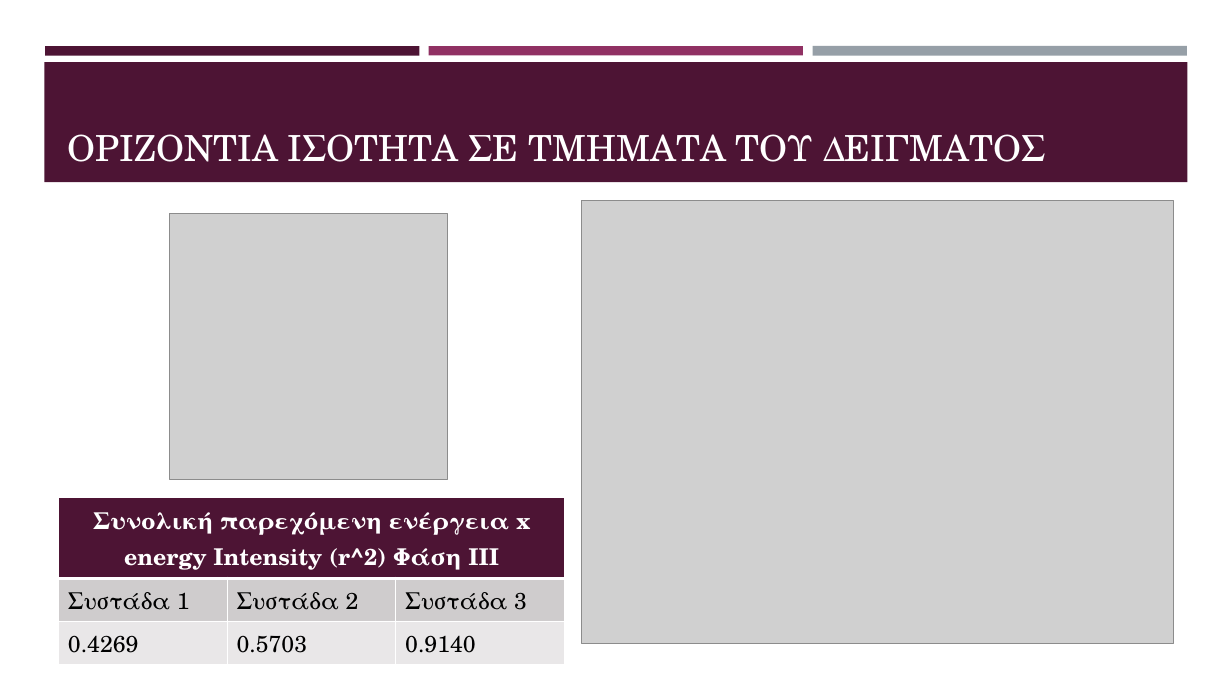
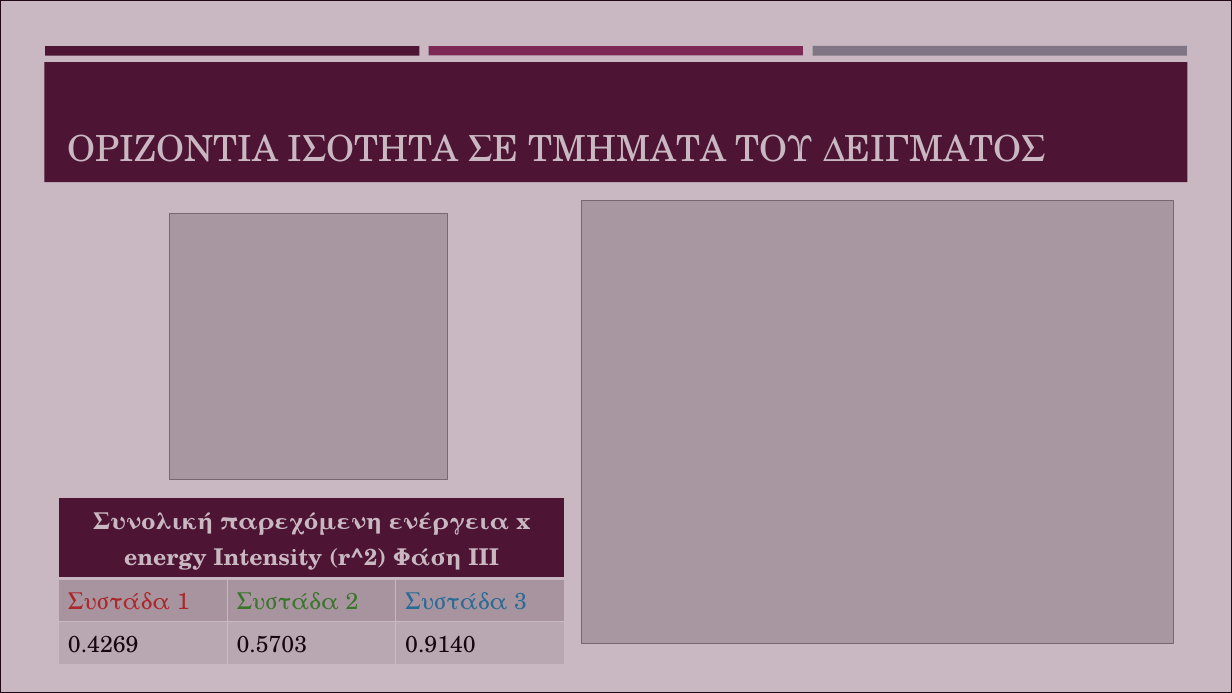
Before and after one commit to kwpap/Diplomatiki_kwpap_step_1, a slide deck: slide 22 of Thesis/Παρουσίαση.pptx (slide 21 before the commit). Drawn at 1232x693 pixels with LibreOffice and Linux fonts; fonts in the diff are those of the drawing; grey boxes stand for pictures. Boxes give left, top, right and bottom in pixels: in the first picture for what was removed or moved away, otherwise in the second. Text is boxed around its words. In the diff, an @@ line names an element or a change of style, - is before the commit and + after.

```diff
--- a/Thesis/Παρουσίαση.pptx
+++ b/Thesis/Παρουσίαση.pptx
@@ rectangle added at box(0, 0, 1232, 693), fill #4D1434 at 30% opacity, outline #220917 1.75 pt @@
@@ table at box(59, 498, 567, 657) @@
@@ text colour #000000 to #D72F26 in "Συστάδα 1" @@
@@ text colour #000000 to #32A02A in "Συστάδα 2" @@
@@ text colour #000000 to #1C91C0 in "Συστάδα 3" @@
```
Also in this commit, not shown: 10 other slides changed, 5 slides added, 1 slide removed, 1 other file.
